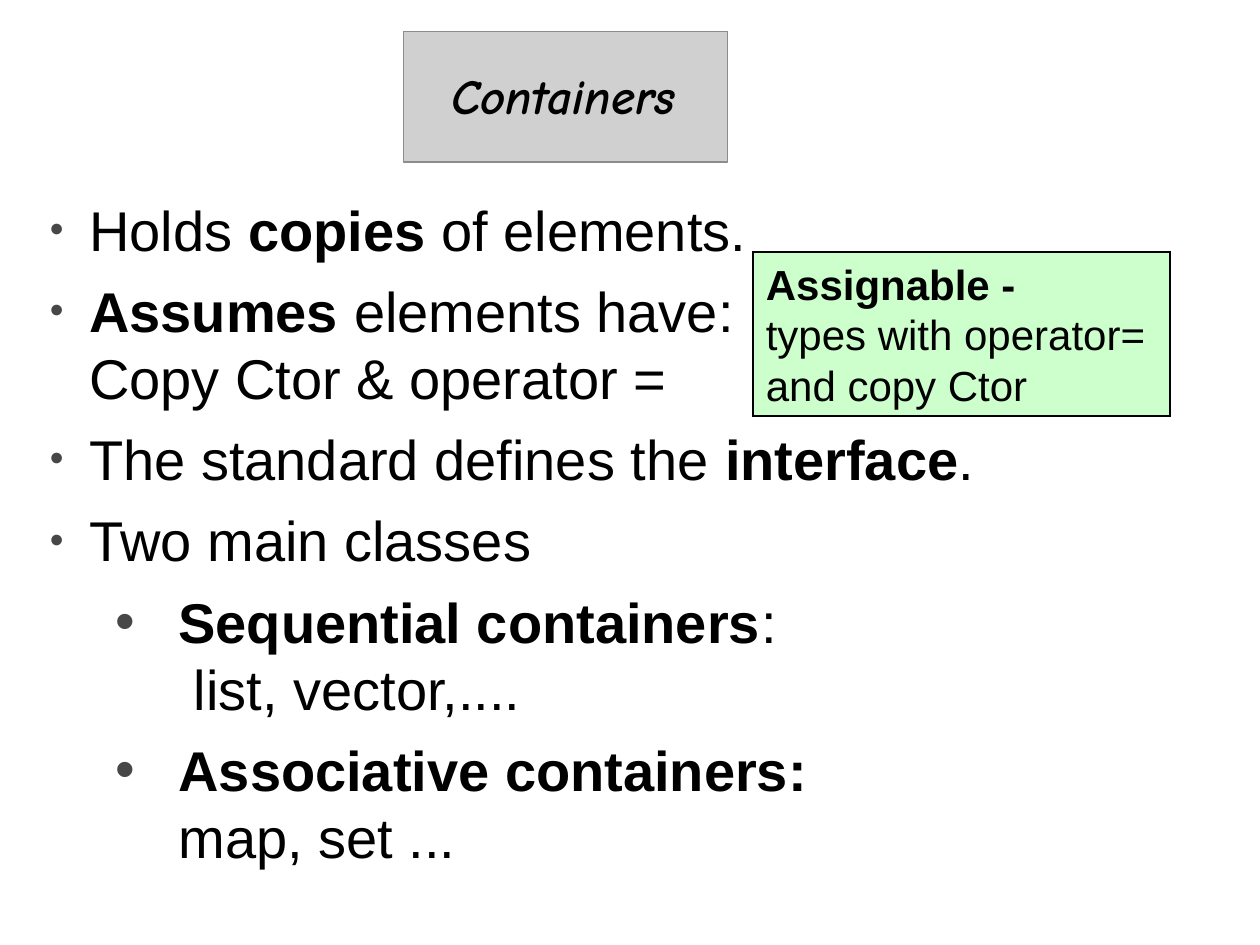
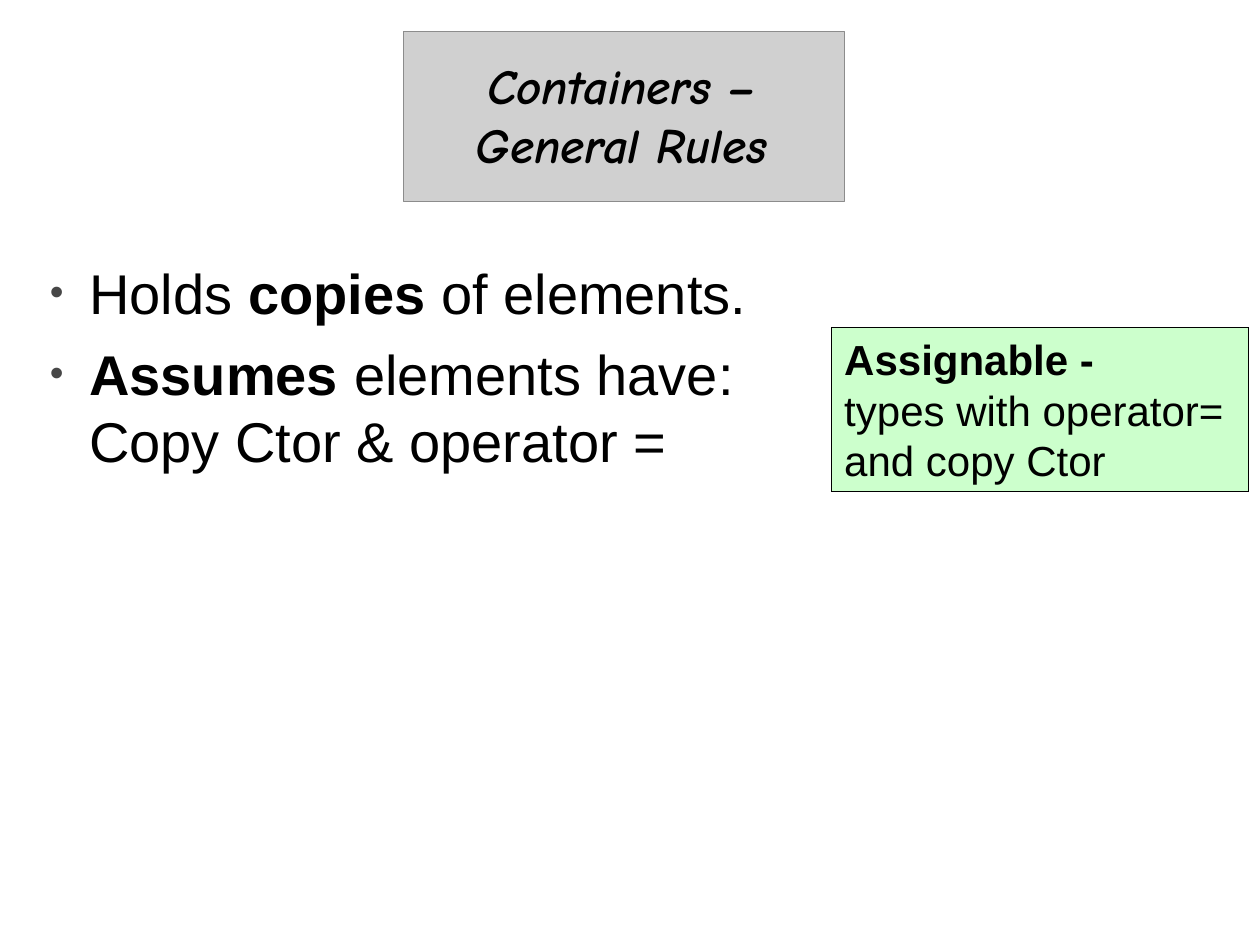
Before and after one commit to cpp-at-ariel/cpp-5780, a slide deck: slide 8 of 10-stl-containers/slides-containers.odp (slide 3 before the commit). Drawn at 1260x945 pixels with LibreOffice and Linux fonts; fonts in the diff are those of the drawing; grey boxes stand for pictures. Boxes give left, top, right and bottom in pixels: in the first picture for what was removed or moved away, otherwise in the second. Text is boxed around its words. In the diff, an @@ line names an element or a change of style, - is before the commit and + after.

Commit message:
containers slides

```diff
--- a/10-stl-containers/slides-containers.odp
+++ b/10-stl-containers/slides-containers.odp
@@ picture: place and size @@
-picture at (403, 32, 728, 163)
+picture at (403, 32, 844, 202)
@@ free "Containers – General Rules": place and size @@
-free "Containers – General Rules" at (432, 53, 697, 137)
+free "Containers – General Rules" at (442, 59, 801, 169)
@@ text in free at (476, 71, 767, 164): text changed @@
-Containers
+Containers – General Rules
@@ text "Holds copies of elements.": place and size @@
-text "Holds copies of elements." at (89, 210, 974, 869)
+text "Holds copies of elements." at (89, 273, 746, 473)
@@ freeform shape "Assignable -": place and size @@
-freeform shape "Assignable -" at (753, 252, 1171, 416)
+freeform shape "Assignable -" at (832, 328, 1249, 491)
@@ text at (89, 439, 974, 869): paragraphs removed @@
-• The standard defines the interface.
-• Two main classes
-  • Sequential containers:
-    list, vector,....
-  • Associative containers:
-    map, set ...
```
Also in this commit, not shown: 5 other slides changed, 5 slides added, 3 slides removed, 1 other file.
